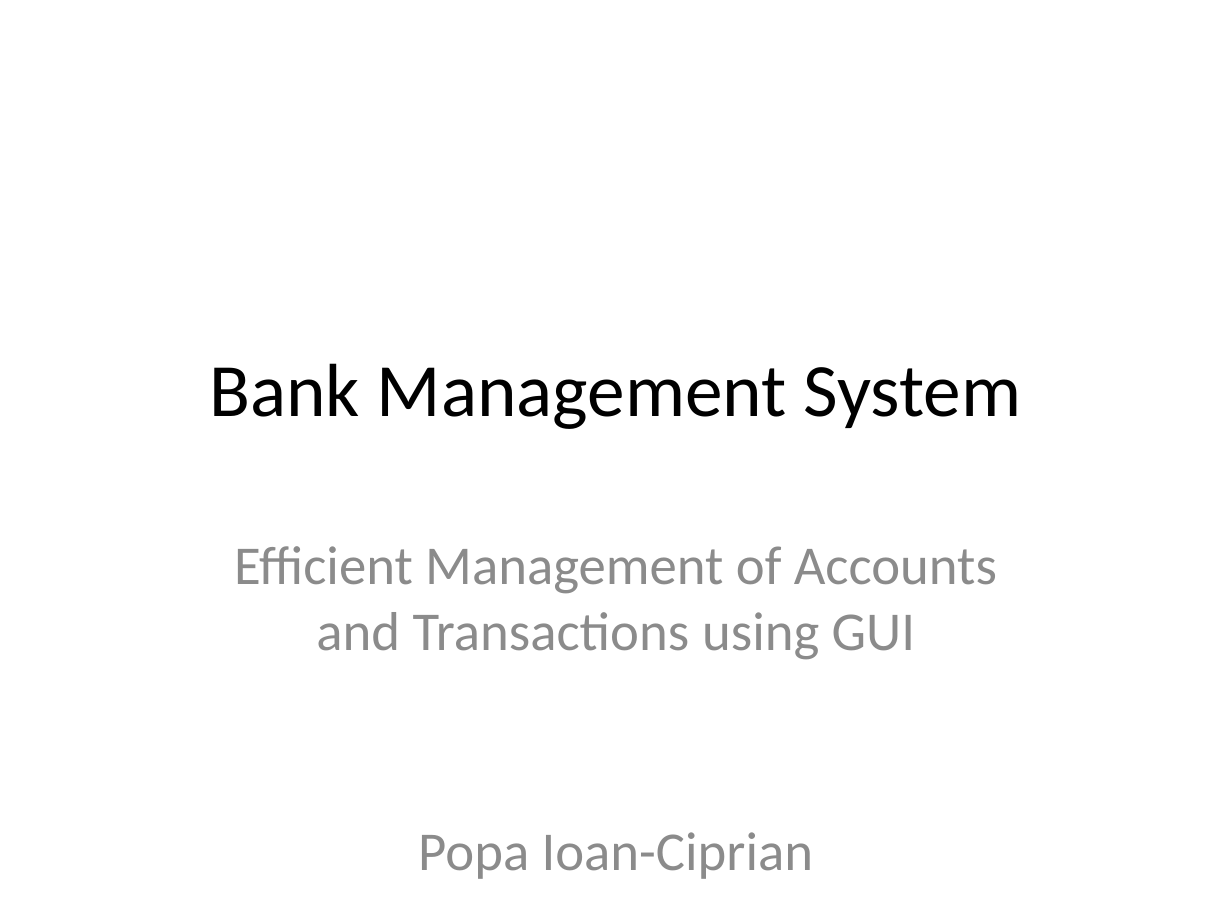
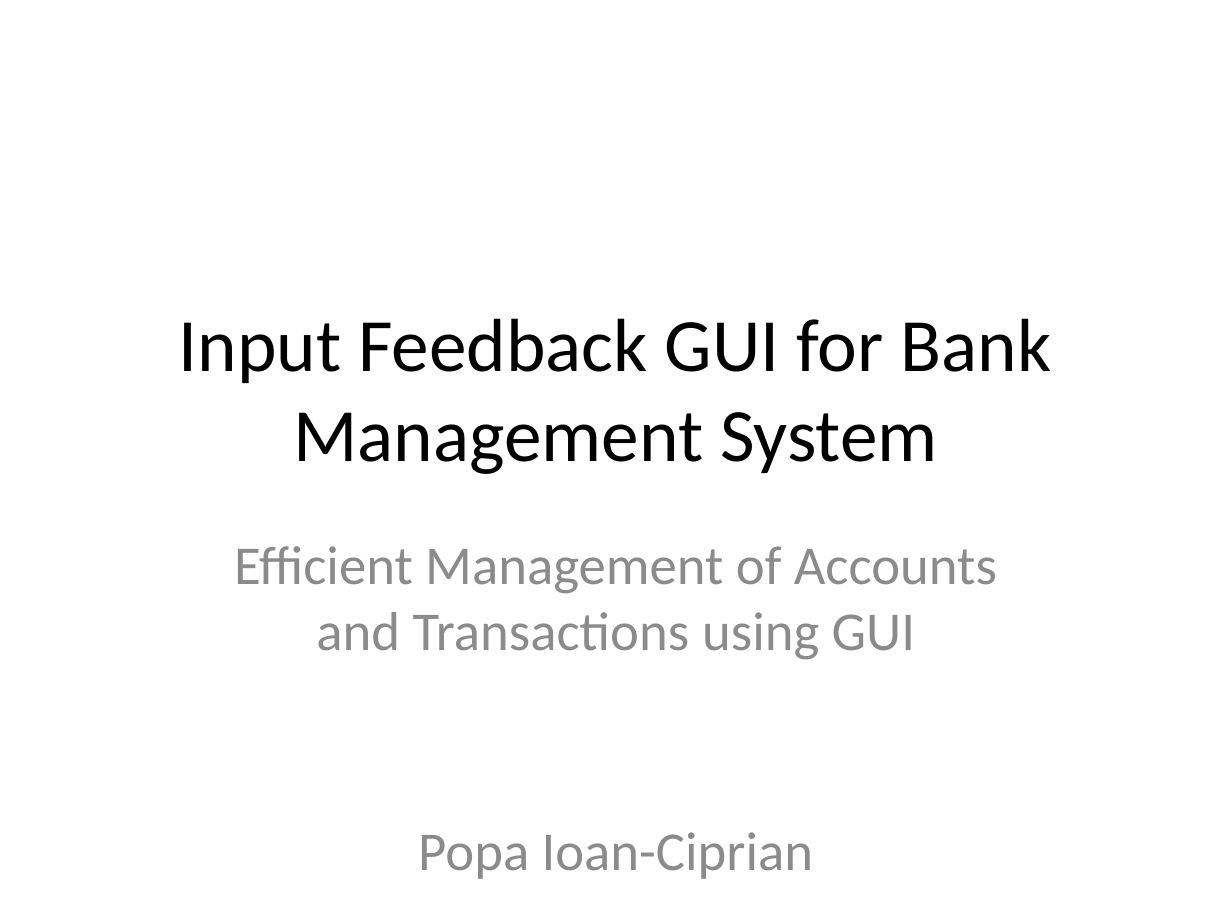
Before and after one commit to Ciprian1922/Code_Works, a slide deck: slide 1 of Y3S1/DP/Bank_Management_Presentation.pptx. Drawn at 1232x924 pixels with LibreOffice and Linux fonts; fonts in the diff are those of the drawing. Boxes give left, top, right and bottom in pixels: in the first picture for what was removed or moved away, otherwise in the second. Text is boxed around its words. In the diff, an @@ line names an element or a change of style, - is before the commit and + after.

```diff
--- a/Y3S1/DP/Bank_Management_Presentation.pptx
+++ b/Y3S1/DP/Bank_Management_Presentation.pptx
@@ title at [179,318,1052,474]: text changed @@
-Bank Management System
+Input Feedback GUI for Bank Management System
```
Also in this commit, not shown: 4 other slides changed, 41 other files.
